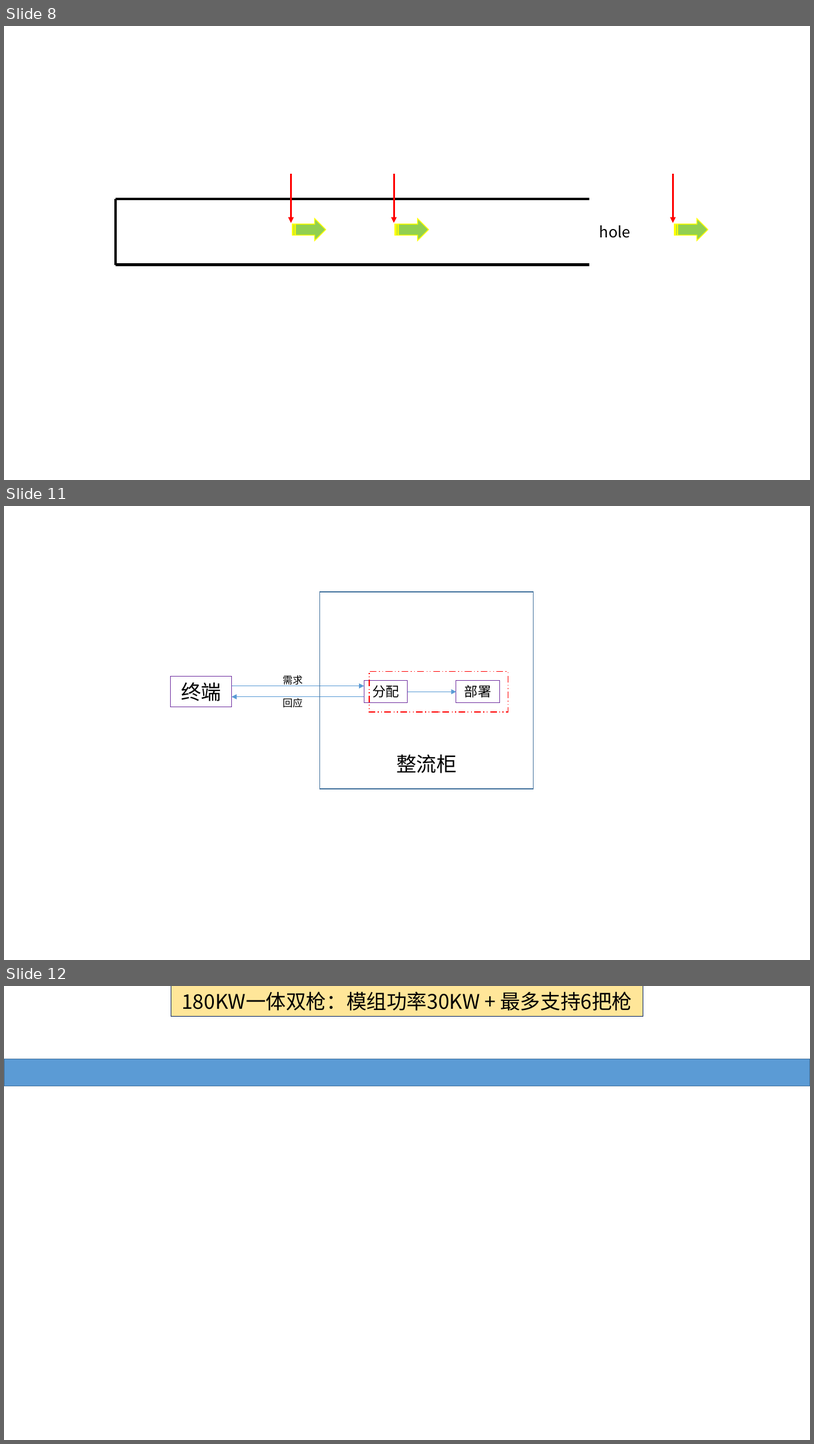
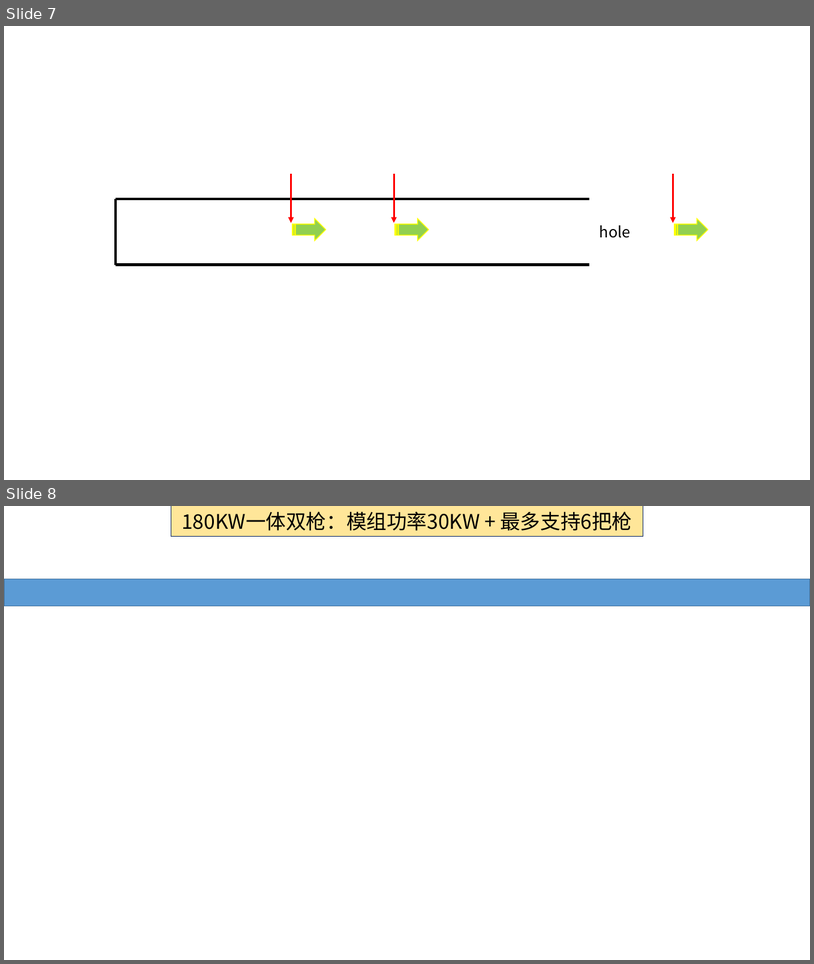
Before and after one commit to HaimanLiao/PwrCtrl_Read, a slide deck: tmp_PPT.pptx. Shown one above the other, each under a label of ours: slides 8, 11 and 12 before the commit, slides 7 and 8 after it; the slides between them are not shown. The pictures are 814x1444 and 814x964 pixels, drawn with LibreOffice and Linux fonts; fonts in the diff are those of the drawing. Boxes give left, top, right and bottom in pixels: in the first picture for what was removed or moved away, otherwise in the second. Text is boxed around its words. In the diff, an @@ line names an element or a change of style, - is before the commit and + after.

```diff
--- a/tmp_PPT.pptx
+++ b/tmp_PPT.pptx
@@ slide 11 removed at [4, 506, 810, 960], background #FFFFFF @@
@@ rectangle removed at [320, 592, 533, 789] @@
@@ rectangle removed at [171, 676, 232, 707] @@
-终端
@@ arrow removed from (232, 685) to (365, 685) @@
@@ text removed at [283, 675, 303, 686] @@
-需求
@@ rectangle removed at [365, 680, 408, 703] @@
-分配
@@ rectangle removed at [369, 671, 509, 712] @@
@@ rectangle removed at [456, 680, 500, 703] @@
-部署
@@ arrow removed from (365, 697) to (232, 697) @@
@@ text removed at [283, 696, 303, 708] @@
-回应
@@ arrow removed from (408, 692) to (456, 692) @@
@@ text removed at [396, 754, 457, 773] @@
-整流柜
@@ what was slide 8 is now slide 7 @@
@@ what was slide 12 is now slide 8 @@
```
Also in this commit, not shown: 1 slide changed, 3 other slides removed, 6 other files.
